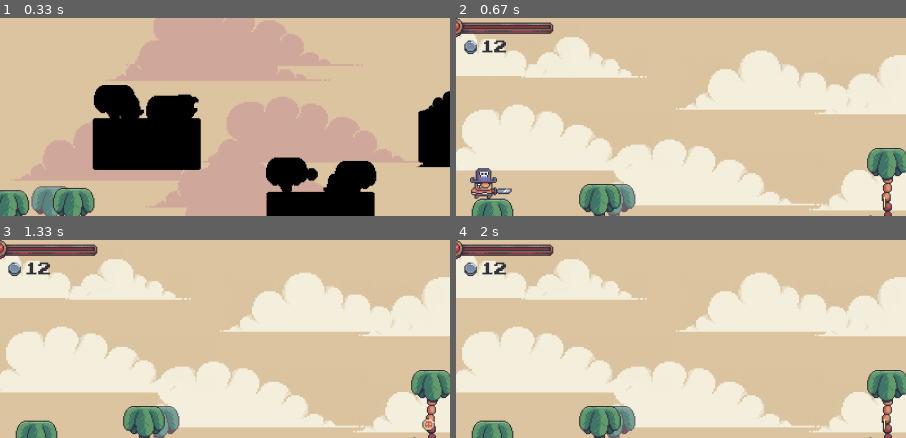
Above: before the commit, frames 1-4 (two rows, left to right).
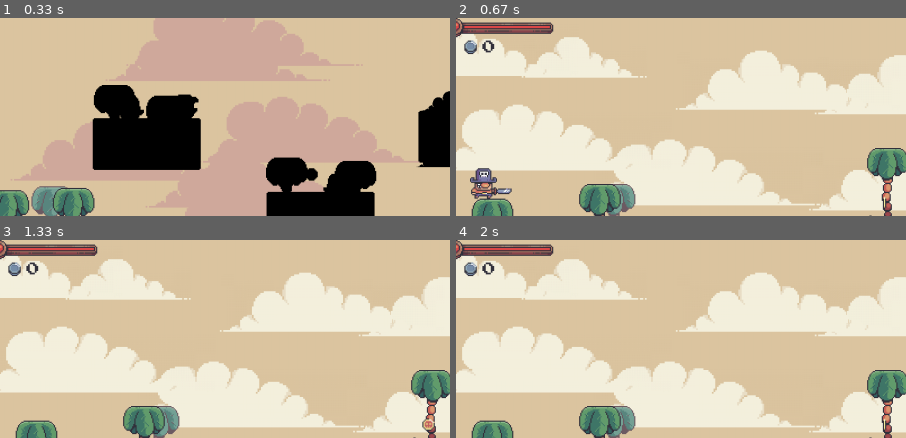
Above: after the commit, the same moments.

Repository: harryodubhghaill/pygame-platformer
Game: pygame game, started from main.py
Two runs of this game, one before a commit and one after it. Both use one fixed random seed, a clock stepped at 60 frames per second and the inputs below.
Inputs:
- Up to frame 1 (0.33 s): no input
- Up to frame 2 (0.67 s): tap Space at 0.33 s
- Up to frame 3 (1.33 s): hold D 0.67-1.13 s; hold W from 1.17 s (still down)
- Up to frame 4 (2 s): release W at 1.47 s; hold D 1.5-1.97 s
The pictures show only the part of the screen within x 2-52%, y 4-54%; the shares and areas given below are measured in that part.

Frame 1 is identical in both runs. In frame 2, 0.5% of the frame differs, in the area x 1-21%, y 4-18%; in frame 3, 0.5%; in frame 4, 0.5%.

Commit message:
draw health percentage on screen

Diff:
--- a/main.py
+++ b/main.py
@@ -35,8 +35,8 @@
             self.overworld.run()
         else:
             self.level.run()
-            self.ui.show_health(50, 100)
-            self.ui.show_coins(12)
+            self.ui.show_health(self.cur_health, self.max_health)
+            self.ui.show_coins(self.coins)
 
 # pygame setup
 pygame.init()
--- a/ui.py
+++ b/ui.py
@@ -8,6 +8,9 @@
 
         # health
         self.health_bar = pygame.image.load('./graphics/ui/health_bar.png')
+        self.health_bar_topleft = (54, 39)
+        self.bar_max_width = 152
+        self.bar_height = 4
 
         # coins
         self.coin = pygame.image.load('./graphics/ui/coin.png')
@@ -16,6 +19,10 @@
 
     def show_health(self, current, full):
         self.display_surface.blit(self.health_bar, (20, 10))
+        current_health_ratio = current / full
+        current_bar_width = self.bar_max_width * current_health_ratio
+        health_bar_rect = pygame.Rect((self.health_bar_topleft),(current_bar_width, self.bar_height))
+        pygame.draw.rect(self.display_surface, '#dc4949', health_bar_rect)
 
     def show_coins(self, amount):
         self.display_surface.blit(self.coin, self.coin_rect)
